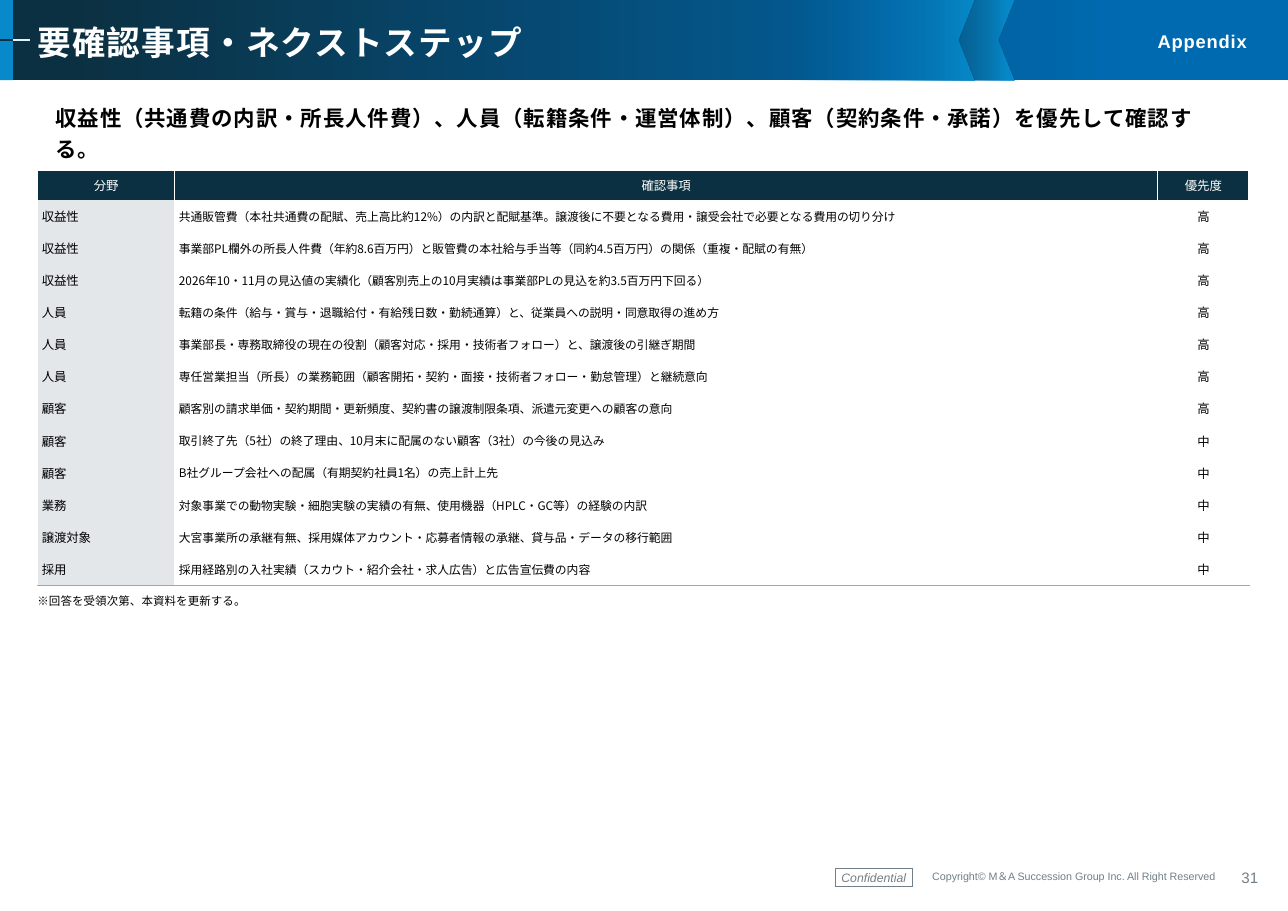
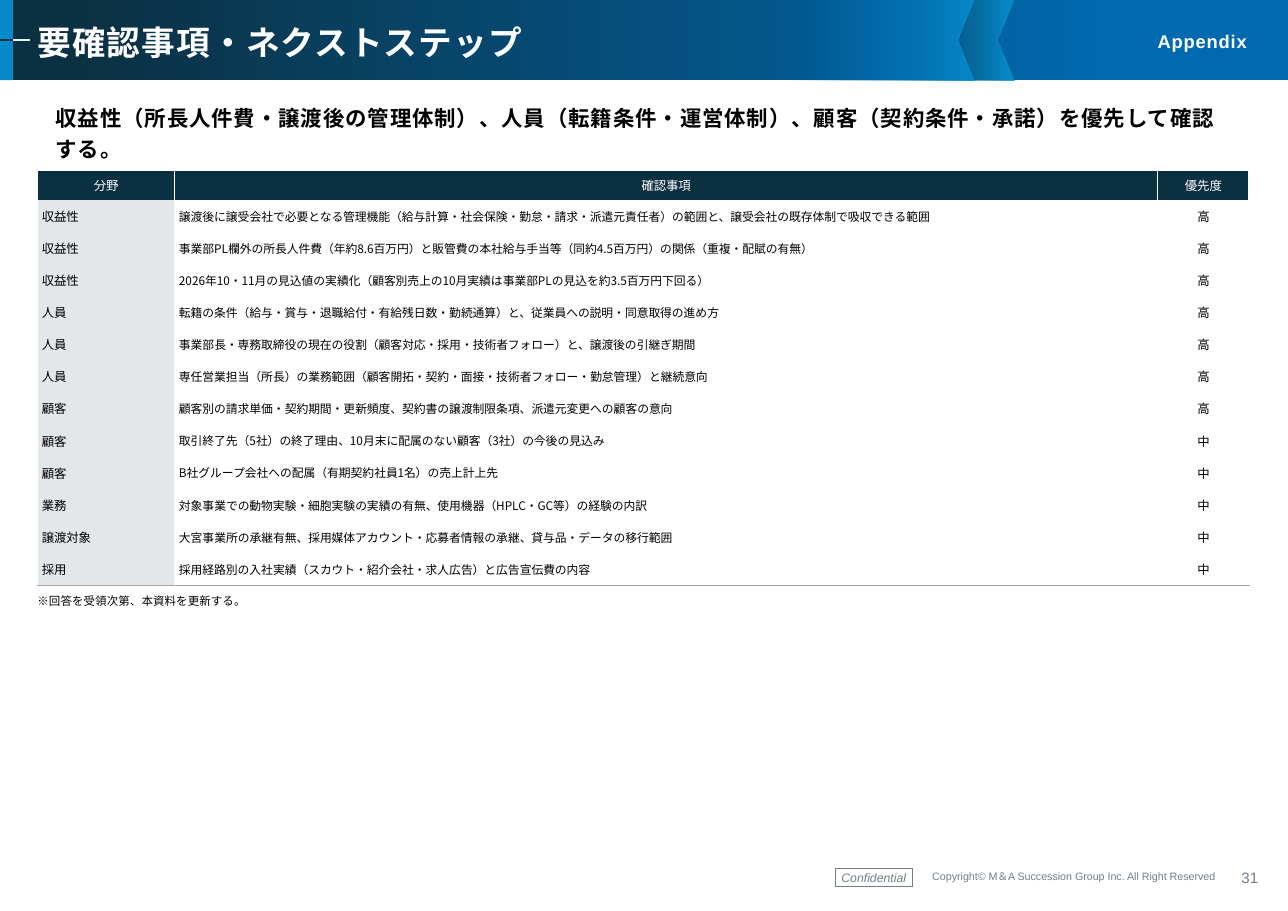
Before and after one commit to keisuketagaito/github-1st, a slide deck: slide 32 of ジャパニアス株式会社_化学バイオ事業/企業概要書_ジャパニアス化学バイオ事業_261125.pptx. Drawn at 1288x911 pixels with LibreOffice and Linux fonts; fonts in the diff are those of the drawing; background and template pictures are left out. Boxes give left, top, right and bottom in pixels: in the first picture for what was removed or moved away, otherwise in the second. Text is boxed around its words. In the diff, an @@ line names an element or a change of style, - is before the commit and + after.

```diff
--- a/ジャパニアス株式会社_化学バイオ事業/企業概要書_ジャパニアス化学バイオ事業_261125.pptx
+++ b/ジャパニアス株式会社_化学バイオ事業/企業概要書_ジャパニアス化学バイオ事業_261125.pptx
@@ subtitle at <box>56,107,1214,128</box>: text changed @@
-収益性（共通費の内訳・所長人件費）、人員（転籍条件・運営体制）、顧客（契約条件・承諾）を優先して確認する。
+収益性（所長人件費・譲渡後の管理体制）、人員（転籍条件・運営体制）、顧客（契約条件・承諾）を優先して確認する。
@@ table at <box>37,171,1249,585</box> @@
-row 2, column 2: 共通販管費（本社共通費の配賦、売上高比約12%）の内訳と配賦基準。譲渡後に不要となる費用・譲受会社で必要となる費用の切り分け
+row 2, column 2: 譲渡後に譲受会社で必要となる管理機能（給与計算・社会保険・勤怠・請求・派遣元責任者）の範囲と、譲受会社の既存体制で吸収できる範囲
```
Also in this commit, not shown: 9 other slides changed, 5 other files.
